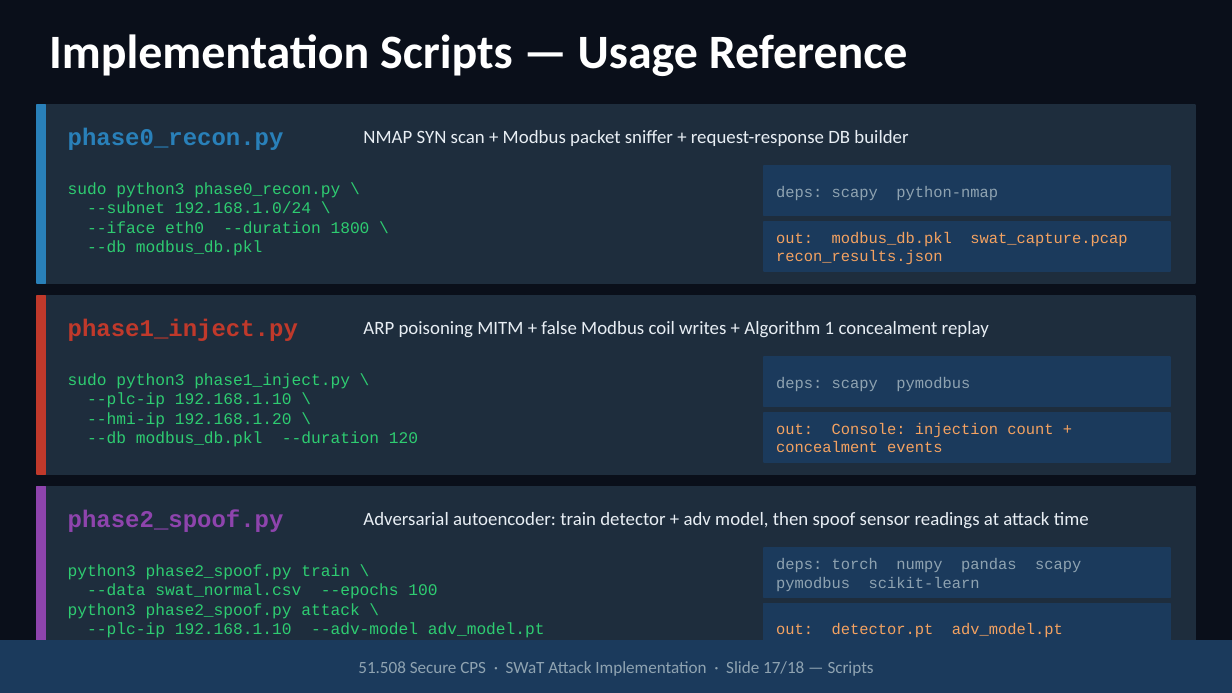
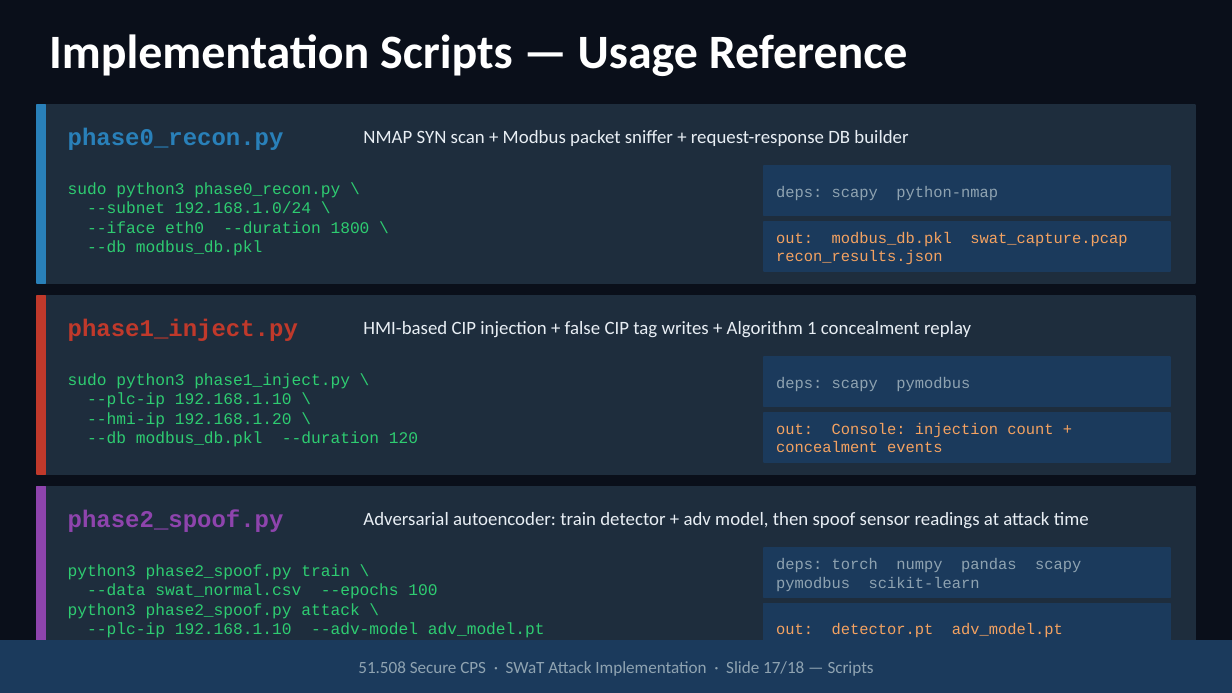
Before and after one commit to kinwee/swat-cps-project, a slide deck: slide 17 of slides/swat_with_images.pptx. Drawn at 1232x693 pixels with LibreOffice and Linux fonts; fonts in the diff are those of the drawing. Boxes give left, top, right and bottom in pixels: in the first picture for what was removed or moved away, otherwise in the second. Text is boxed around its words. In the diff, an @@ line names an element or a change of style, - is before the commit and + after.

```diff
--- a/slides/swat_with_images.pptx
+++ b/slides/swat_with_images.pptx
@@ text at (x1=363, y1=321, x2=971, y2=337): text changed @@
-ARP poisoning MITM + false Modbus coil writes + Algorithm 1 concealment replay
+HMI-based CIP injection + false CIP tag writes + Algorithm 1 concealment replay
```
Also in this commit, not shown: 19 other slides changed, 2 other files.
